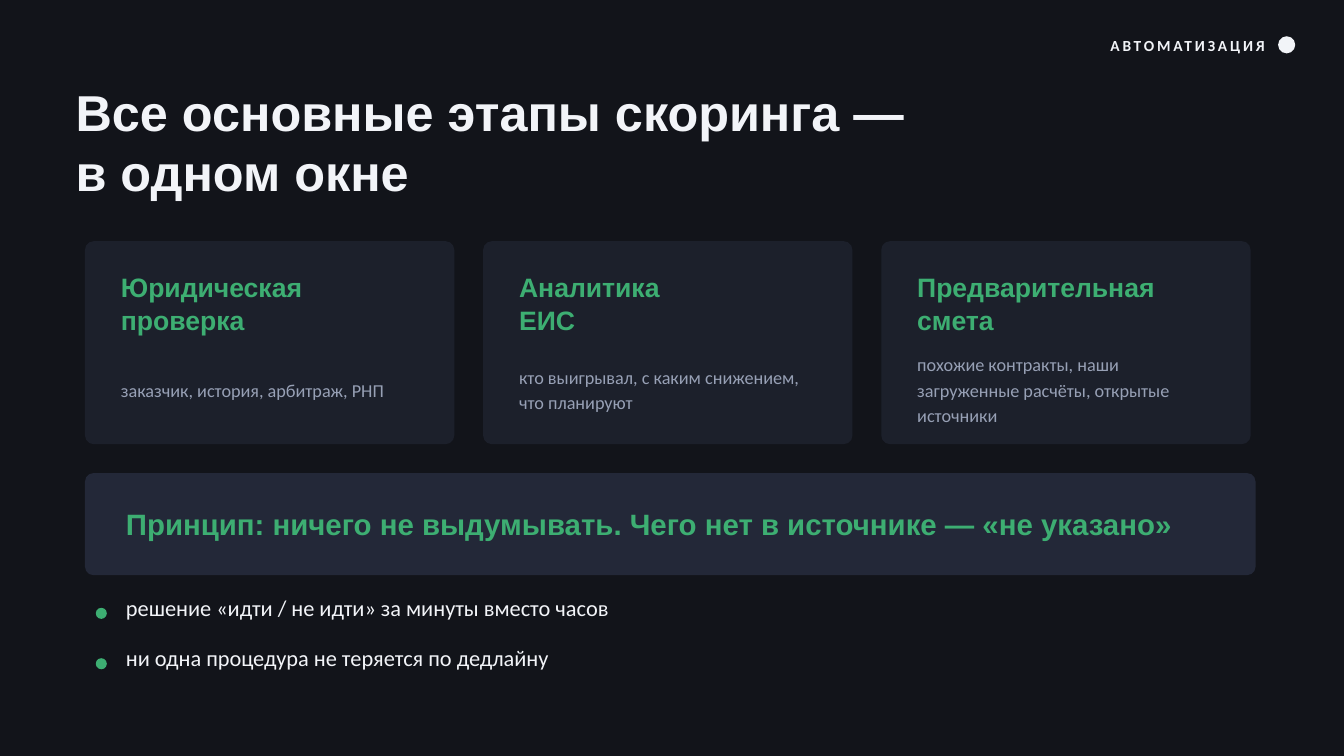
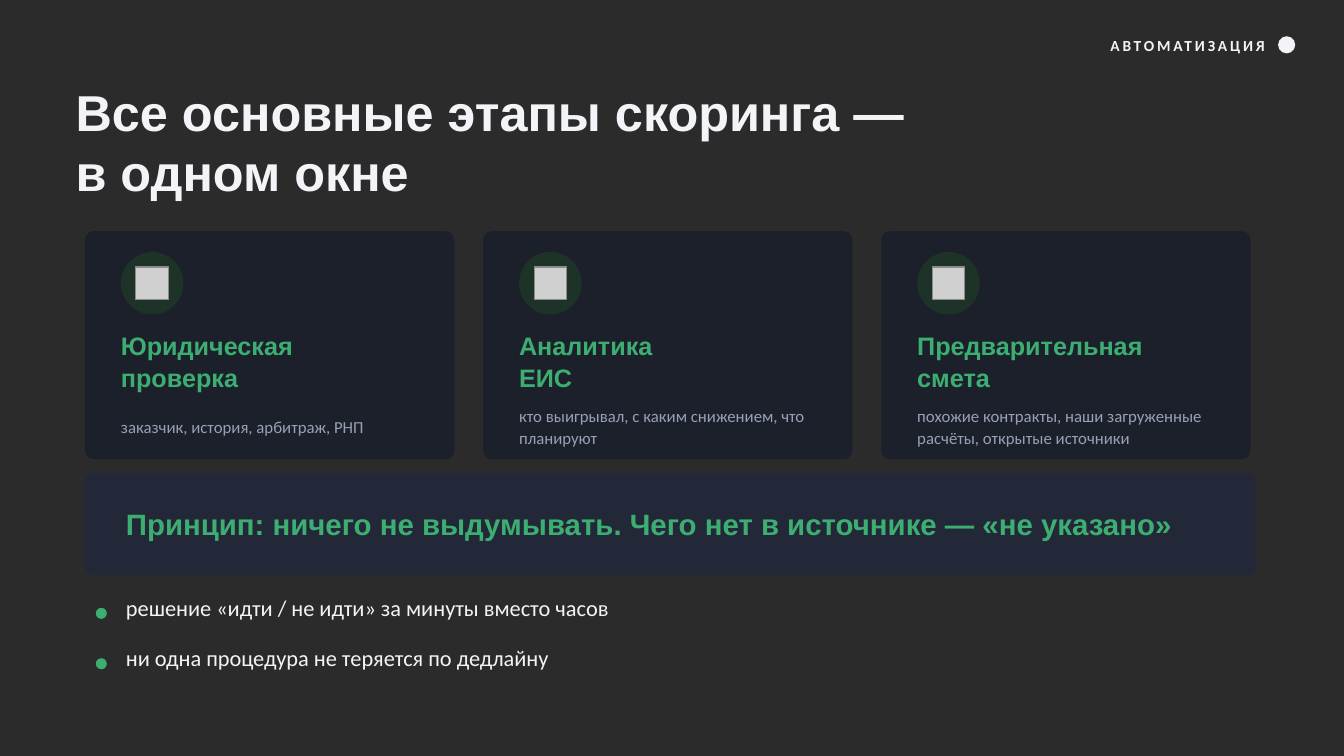
Before and after one commit to t4993408232-collab/analizator-bot, a slide deck: slide 37 of talks/2026-08-06-prodavay-kak-faunder/Как-выигрывать-тендеры.pptx. Drawn at 1344x756 pixels with LibreOffice and Linux fonts; fonts in the diff are those of the drawing; grey boxes stand for pictures; background and template pictures are left out; a plain dark background stands for a picture behind light text. Boxes give left, top, right and bottom in pixels: in the first picture for what was removed or moved away, otherwise in the second. Text is boxed around its words. In the diff, an @@ line names an element or a change of style, - is before the commit and + after.

```diff
--- a/talks/2026-08-06-prodavay-kak-faunder/Как-выигрывать-тендеры.pptx
+++ b/talks/2026-08-06-prodavay-kak-faunder/Как-выигрывать-тендеры.pptx
@@ background #12141A to picture (left out) @@
@@ rounded rectangle: place and size @@
-rounded rectangle at (86,242,454,444)
+rounded rectangle at (86,232,454,459)
@@ rounded rectangle: place and size @@
-rounded rectangle at (484,242,852,444)
+rounded rectangle at (484,232,852,459)
@@ proportions changed in 3 elements at (86,232,454,459), (484,232,852,459), (882,232,1250,459) @@
@@ rounded rectangle: place and size @@
-rounded rectangle at (882,242,1250,444)
+rounded rectangle at (882,232,1250,459)
@@ ellipse added at (121,252,184,315), fill #1E3328 @@
@@ picture added at (136,267,168,299) @@
@@ ellipse added at (519,252,582,315), fill #1E3328 @@
@@ picture added at (534,267,567,299) @@
@@ ellipse added at (918,252,980,315), fill #1E3328 @@
@@ picture added at (933,267,965,299) @@
@@ text "Юридическая": place and size @@
-text "Юридическая" at (121,278,302,336)
+text "Юридическая" at (121,337,293,392)
@@ text "Аналитика": place and size @@
-text "Аналитика" at (519,278,659,330)
+text "Аналитика" at (519,337,652,387)
@@ size 19 to 18 pt; line spacing 24pt to 23pt in 3 elements at (121,337,293,392), (519,337,652,387), (917,337,1142,387) @@
@@ text "Предварительная": place and size @@
-text "Предварительная" at (917,278,1154,330)
+text "Предварительная" at (917,337,1142,387)
@@ text "заказчик, история, арбитраж, РНП": place and size @@
-text "заказчик, история, арбитраж, РНП" at (121,384,384,400)
+text "заказчик, история, арбитраж, РНП" at (121,421,364,436)
@@ text "кто выигрывал, с каким снижением, ...": place and size @@
-text "кто выигрывал, с каким снижением, ..." at (519,375,799,412)
+text "кто выигрывал, с каким снижением, ..." at (519,414,804,447)
@@ size 13 to 12 pt; line spacing 18pt to 16pt in 3 elements at (121,421,364,436), (519,414,804,447), (917,414,1201,447) @@
@@ text "похожие контракты, наши загруженные расчёты, ...": place and size @@
-text "похожие контракты, наши загруженные расчёты, ..." at (917,362,1170,422)
+text "похожие контракты, наши загруженные расчёты, ..." at (917,414,1201,447)
```
Also in this commit, not shown: 39 other slides changed, 24 other files.
